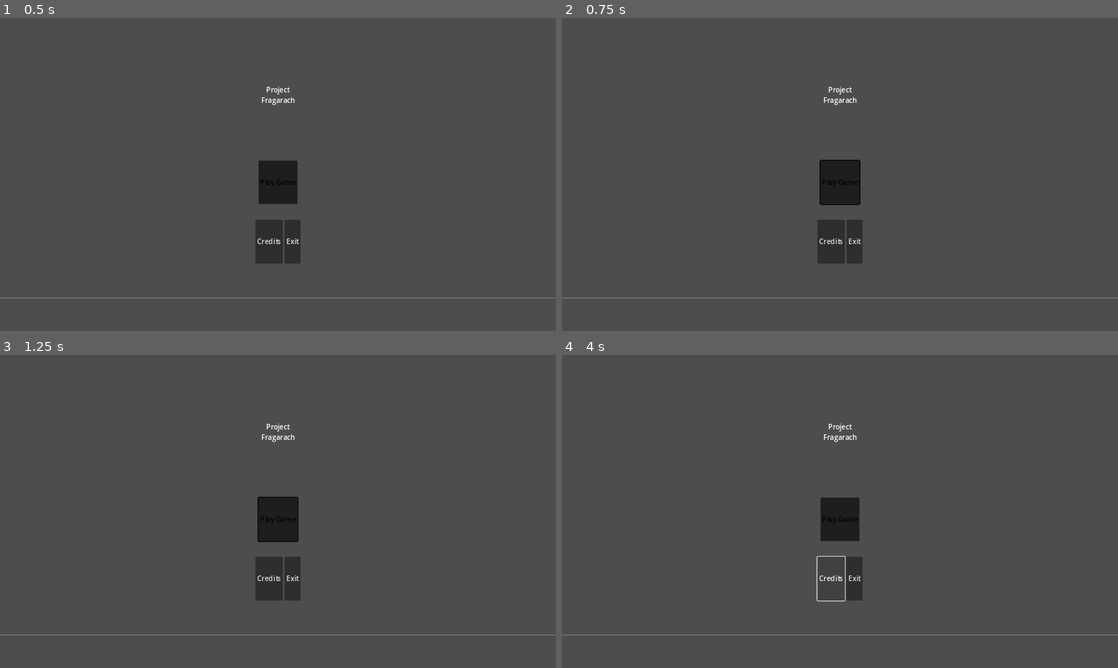
Above: before the commit, frames 1-4 (two rows, left to right).
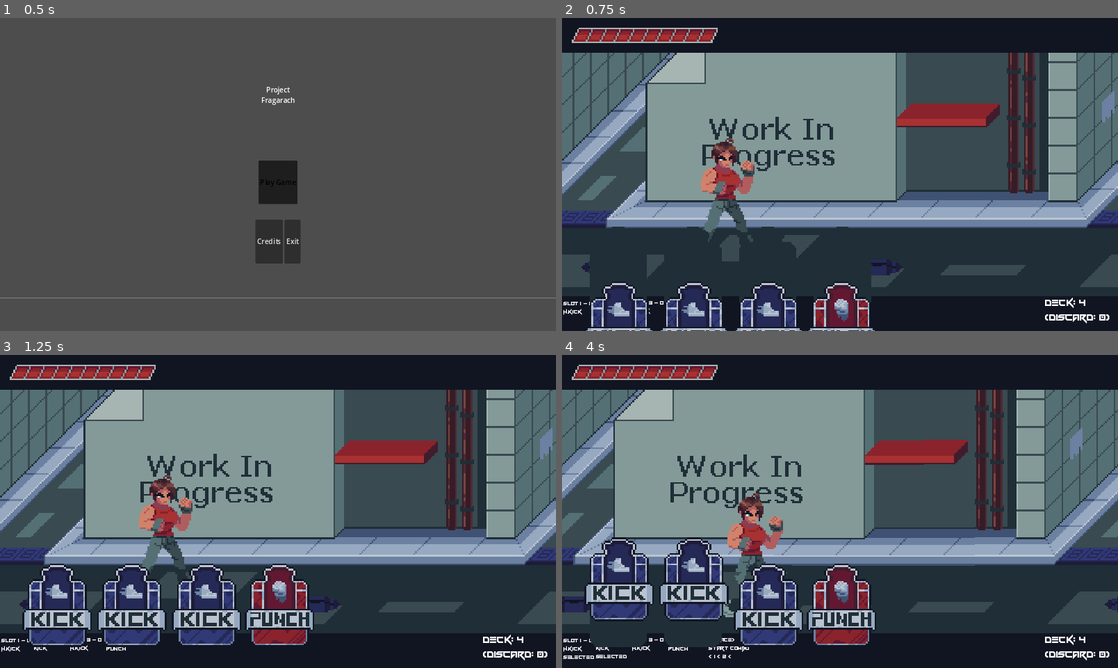
Above: after the commit, the same moments.

Repository: Missing-Pixel/Project-Fragarach
Game: Godot game, scene res://Scenes/main_menu.tscn
Same seed, same stepped clock (60 frames per second), same inputs: the game is played once before the commit and once after it. This scene is started directly instead of the project's main scene.
Inputs (mouse positions are in pixels of both pictures, inside the frame that each line leads up to):
- Up to frame 1 (0.5 s): no input
- Up to frame 2 (0.75 s): click "Play Game" at 0.5 s
- Up to frame 3 (1.25 s): no input
- Up to frame 4 (4 s): click (840, 517) at 1.25 s, where only the run before the commit has a clickable "Play Game"; click (828, 577) at 2 s, where only the run before the commit has a clickable "Credits"; hold D (Move Right) 2.78-3.53 s; tap U (Select Card 1) at 2.85 s; hold S (Move Down) from 3.53 s (still down); tap I (Select Card 2) at 3.6 s

Frame 1 is identical in both runs. In frame 2, 86% of the frame differs, in the area x 0-100%, y 0-100%; in frame 3, 86%; in frame 4, 87%.

Commit message:
oopsie woopsie forgot the play game connection

Diff:
--- a/Scenes/main_menu.tscn
+++ b/Scenes/main_menu.tscn
@@ -140,3 +140,5 @@
 [node name="HSeparator2" type="HSeparator" parent="MenuScreen/CreditsScreen"]
 custom_minimum_size = Vector2(0, 200)
 layout_mode = 2
+
+[connection signal="pressed" from="MenuScreen/TitlePage/HBoxContainer2/PlayGame" to="." method="_on_play_game_pressed"]
